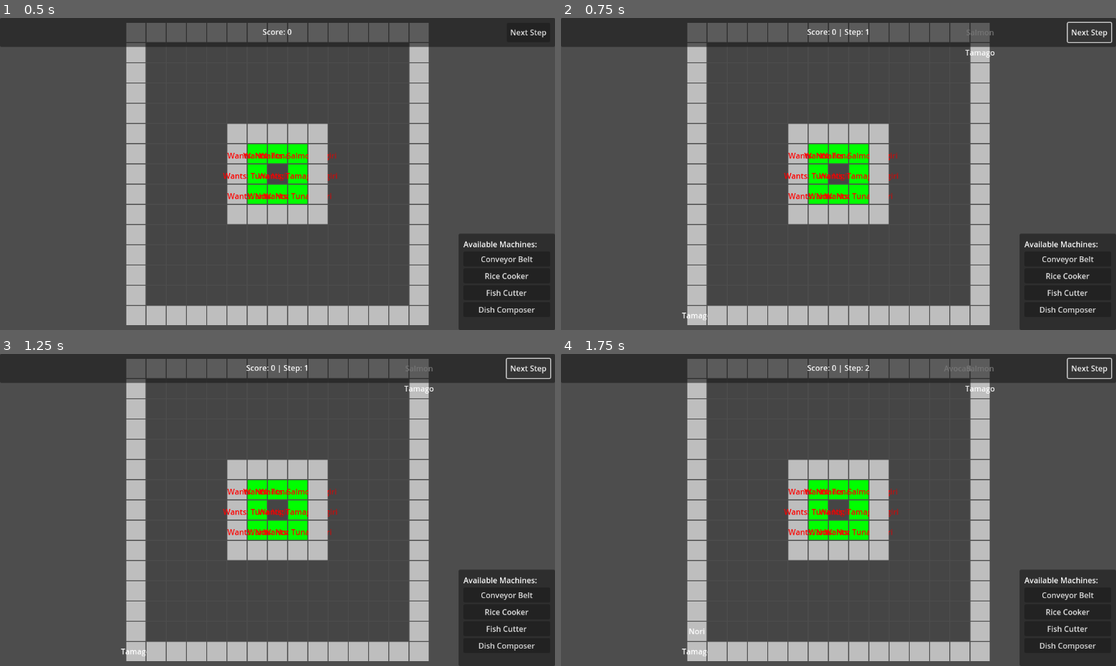
Above: before the commit, frames 1-4 (two rows, left to right).
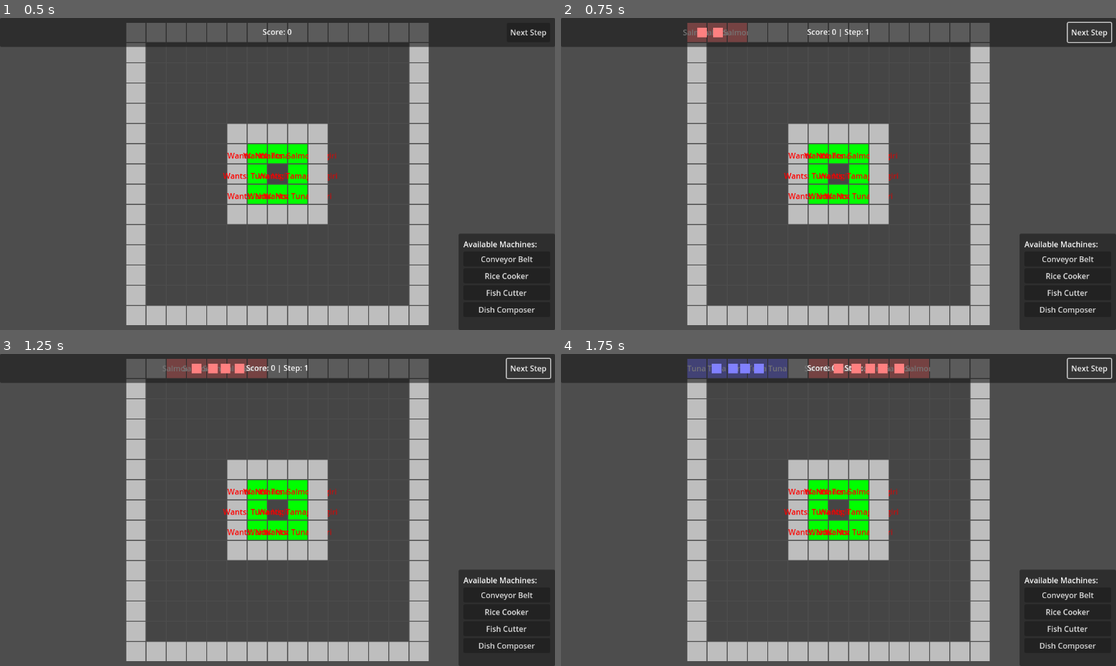
Above: after the commit, the same moments.

Repository: DvirKomlosh/Sooshi
Game: Godot game, scene res://main.tscn
The game is run twice, just before and just after one commit, with the same random seed, the same clock (stepped at 60 frames per second) and the same inputs.
Inputs:
- Up to frame 1 (0.5 s): no input
- Up to frame 2 (0.75 s): click "Next Step" at 0.5 s
- Up to frame 3 (1.25 s): no input
- Up to frame 4 (1.75 s): click "Next Step" at 1.25 s

Frame 1 is identical in both runs. In frame 2, 0.7% of the frame differs, in the area x 21-79%, y 1-97%; in frame 3, 1.1%; in frame 4, 2.3%.

Commit message:
Added basic animation and fixed conveyor belt placement Tried to fix the issue of items moving multipls times in a single step, but currently does not work

Diff:
--- a/shoosi/scripts/base_machine.gd
+++ b/shoosi/scripts/base_machine.gd
@@ -10,6 +10,8 @@
 var current_ingredient: Ingredient = null
 var is_occupied: bool = false
 var is_processing: bool = false
+var is_moving: bool = false
+var animation_tween: Tween = null
 
 # Visual elements
 @onready var sprite: ColorRect = $Sprite
@@ -55,6 +57,12 @@
 		else:
 			progress_bar.visible = false
 
+	# Update sprite color to show ingredient
+	if sprite and current_ingredient:
+		sprite.color = get_ingredient_color(current_ingredient)
+	elif sprite:
+		sprite.color = get_machine_color()
+
 func add_ingredient(ingredient: Ingredient) -> bool:
 	if current_ingredient == null and can_accept_ingredient(ingredient):
 		current_ingredient = ingredient
@@ -88,8 +96,40 @@
 	if is_processing:
 		advance_processing()
 	elif current_ingredient and not is_processing:
-		# Try to move ingredient to next machine
-		try_move_ingredient(grid)
+		# Use recursive processing to handle conflicts
+		try_process_recursive(grid, [])
+
+func try_process_recursive(grid: Array, visited_machines: Array):
+	# Check for loops
+	if visited_machines.has(self):
+		# Loop detected - move all items in the loop together
+		move_loop_items(visited_machines)
+		return true
+
+	visited_machines.append(self)
+
+	# Try to move ingredient to next machine
+	var target_pos = grid_position + direction
+	var target_x = int(target_pos.x)
+	var target_y = int(target_pos.y)
+
+	# Check if target position is within grid bounds
+	if target_x < 0 or target_x >= grid.size() or target_y < 0 or target_y >= grid[0].size():
+		return false
+
+	var target_machine = grid[target_x][target_y]
+	if target_machine and target_machine.has_method("add_ingredient"):
+		# Try to add ingredient to target machine
+		if target_machine.add_ingredient(current_ingredient):
+			# Start animation to target machine
+			animate_ingredient_to_target(target_machine)
+			return true
+
+		# If target is occupied, try to move its ingredient recursively
+		if target_machine.current_ingredient and not target_machine.is_processing:
+			return target_machine.try_process_recursive(grid, visited_machines)
+
+	return false
 
 func advance_processing():
 	if is_processing:
@@ -109,52 +149,7 @@
 			current_ingredient.finish_processing()
 		update_display()
 
-func try_move_ingredient(grid: Array):
-	var target_pos = grid_position + direction
-	var target_x = int(target_pos.x)
-	var target_y = int(target_pos.y)
-
-	# Check if target position is within grid bounds
-	if target_x < 0 or target_x >= grid.size() or target_y < 0 or target_y >= grid[0].size():
-		return false
-
-	var target_machine = grid[target_x][target_y]
-	if target_machine and target_machine.has_method("add_ingredient"):
-		# Use recursive movement to handle conflicts
-		var moved = try_move_recursive(grid, target_machine, [])
-		if moved:
-			current_ingredient = null
-			is_occupied = false
-			update_display()
-			return true
-
-	return false
-
-func try_move_recursive(grid: Array, target_machine: BaseMachine, visited_machines: Array) -> bool:
-	# Check for loops
-	if visited_machines.has(target_machine):
-		# Loop detected - move all items in the loop together
-		move_loop_items(visited_machines)
-		return true
-
-	visited_machines.append(target_machine)
-
-	# Try to add ingredient to target machine
-	if target_machine.add_ingredient(current_ingredient):
-		return true
-
-	# If target is occupied, try to move its ingredient recursively
-	if target_machine.current_ingredient and not target_machine.is_processing:
-		var target_target_pos = target_machine.grid_position + target_machine.direction
-		var target_target_x = int(target_target_pos.x)
-		var target_target_y = int(target_target_pos.y)
-
-		if target_target_x >= 0 and target_target_x < grid.size() and target_target_y >= 0 and target_target_y < grid[0].size():
-			var target_target_machine = grid[target_target_x][target_target_y]
-			if target_target_machine and target_target_machine.has_method("add_ingredient"):
-				return try_move_recursive(grid, target_target_machine, visited_machines)
-
-	return false
+
 
 func move_loop_items(loop_machines: Array):
 	# Move all items in the loop one step forward
@@ -192,3 +187,94 @@
 		if is_processing:
 			info += "Processing: " + str(processing_time) + "/" + str(max_processing_time)
 	return info
+
+func animate_ingredient_to_target(target_machine: BaseMachine):
+	if not current_ingredient or is_moving:
+		return
+
+	is_moving = true
+
+	# Create a visual representation of the ingredient for animation
+	var ingredient_sprite = ColorRect.new()
+	ingredient_sprite.color = get_ingredient_color(current_ingredient)
+	ingredient_sprite.size = Vector2(20, 20)
+
+	# Store reference to target machine and sprite
+	ingredient_sprite.set_meta("target_machine", target_machine)
+	ingredient_sprite.set_meta("source_machine", self)
+
+	# Add to the scene tree
+	get_tree().current_scene.add_child(ingredient_sprite)
+
+	# Calculate positions
+	var start_global_pos = global_position + Vector2(10, 10)  # Center of current machine
+	var target_global_pos = target_machine.global_position + Vector2(10, 10)  # Center of target machine
+
+	# Set initial position
+	ingredient_sprite.global_position = start_global_pos
+
+	# Create tween for smooth movement with easing
+	animation_tween = create_tween()
+	animation_tween.set_ease(Tween.EASE_IN_OUT)
+	animation_tween.set_trans(Tween.TRANS_QUAD)
+	animation_tween.tween_property(ingredient_sprite, "global_position", target_global_pos, 0.5)
+	animation_tween.tween_callback(finish_ingredient_movement)
+
+func get_ingredient_color(ingredient: Ingredient) -> Color:
+	match ingredient.type:
+		"rice":
+			return Color.WHITE
+		"salmon":
+			return Color(1, 0.5, 0.5, 1)  # Light red
+		"tuna":
+			return Color(0.5, 0.5, 1, 1)  # Light blue
+		"nori":
+			return Color(0.2, 0.4, 0.2, 1)  # Dark green
+		"avocado":
+			return Color(0.2, 0.8, 0.2, 1)  # Green
+		"tamago":
+			return Color(1, 1, 0.5, 1)  # Light yellow
+		"carrot":
+			return Color(1, 0.6, 0.2, 1)  # Orange
+		"salmon_nigiri", "tuna_nigiri", "tamago_nigiri":
+			return Color(1, 1, 0.8, 1)  # Light cream
+		"nori_roll":
+			return Color(0.3, 0.6, 0.3, 1)  # Medium green
+		_:
+			return Color.GRAY
+
+func finish_ingredient_movement():
+	# Find the animated sprite that just finished
+	var animated_sprites = get_tree().current_scene.get_children()
+	var ingredient_sprite = null
+	var target_machine = null
+	var source_machine = null
+
+	for sprite in animated_sprites:
+		if sprite is ColorRect and sprite.has_meta("source_machine") and sprite.get_meta("source_machine") == self:
+			ingredient_sprite = sprite
+			target_machine = sprite.get_meta("target_machine")
+			source_machine = sprite.get_meta("source_machine")
+			break
+
+	if not ingredient_sprite or not target_machine:
+		return
+
+	# Remove the animated sprite
+	ingredient_sprite.queue_free()
+
+	# Transfer ingredient to target machine
+	var ingredient = current_ingredient
+	current_ingredient = null
+	is_occupied = false
+	is_moving = false
+
+	# Add to target machine
+	if target_machine.add_ingredient(ingredient):
+		# Successfully added to target
+		pass
+	else:
+		# Failed to add - this shouldn't happen with our logic, but just in case
+		print("Failed to add ingredient to target machine")
+
+	update_display()
--- a/shoosi/scripts/machines/conveyor_belt.gd
+++ b/shoosi/scripts/machines/conveyor_belt.gd
@@ -21,4 +21,4 @@
 func process_step(grid: Array):
 	# Conveyor belts only move ingredients, they don't process them
 	if current_ingredient and not is_processing:
-		try_move_ingredient(grid)
+		try_process_recursive(grid, [])
--- a/shoosi/scripts/main_game.gd
+++ b/shoosi/scripts/main_game.gd
@@ -54,27 +54,41 @@
 
 func spawn_external_conveyors():
 	# Spawn conveyor belts on the outer loop (15x15 grid perimeter)
-	for i in range(GRID_SIZE):
-		# Top row
+	# Top row (left to right)
+	for i in range(GRID_SIZE - 1):
 		place_machine_at(i, 0, "conveyor_belt", Vector2.RIGHT)
-		# Bottom row
-		place_machine_at(i, GRID_SIZE - 1, "conveyor_belt", Vector2.LEFT)
-		# Left column
-		place_machine_at(0, i, "conveyor_belt", Vector2.DOWN)
-		# Right column
-		place_machine_at(GRID_SIZE - 1, i, "conveyor_belt", Vector2.UP)
+
+	# Right column (top to bottom, excluding top corner)
+	for i in range(GRID_SIZE - 1):
+		place_machine_at(GRID_SIZE - 1, i, "conveyor_belt", Vector2.DOWN)
+
+	# Bottom row (right to left, excluding right corner)
+	for i in range(GRID_SIZE - 1):
+		place_machine_at(GRID_SIZE - 1 - i, GRID_SIZE - 1, "conveyor_belt", Vector2.LEFT)
+
+	# Left column (bottom to top, excluding bottom corner)
+	for i in range(GRID_SIZE - 1):
+		place_machine_at(0, GRID_SIZE - 1 - i, "conveyor_belt", Vector2.UP)
+
 
 func spawn_internal_conveyors():
 	# Spawn conveyor belts on the inner loop (5x5 grid perimeter)
-	for i in range(INNER_LOOP_SIZE):
-		# Top row of inner loop
+	# Top row of inner loop (left to right)
+	for i in range(INNER_LOOP_SIZE - 1):
 		place_machine_at(INNER_LOOP_START + i, INNER_LOOP_START, "conveyor_belt", Vector2.RIGHT)
-		# Bottom row of inner loop
-		place_machine_at(INNER_LOOP_START + i, INNER_LOOP_END, "conveyor_belt", Vector2.LEFT)
-		# Left column of inner loop
-		place_machine_at(INNER_LOOP_START, INNER_LOOP_START + i, "conveyor_belt", Vector2.DOWN)
-		# Right column of inner loop
-		place_machine_at(INNER_LOOP_END, INNER_LOOP_START + i, "conveyor_belt", Vector2.UP)
+
+	# Right column of inner loop (top to bottom, excluding top corner)
+	for i in range(INNER_LOOP_SIZE - 1):
+		place_machine_at(INNER_LOOP_END, INNER_LOOP_START + i, "conveyor_belt", Vector2.DOWN)
+
+	# Bottom row of inner loop (right to left, excluding right corner)
+	for i in range(INNER_LOOP_SIZE - 1):
+		place_machine_at(INNER_LOOP_END - i, INNER_LOOP_END, "conveyor_belt", Vector2.LEFT)
+
+	# Left column of inner loop (bottom to top, excluding bottom corner)
+	for i in range(INNER_LOOP_SIZE - 1):
+		place_machine_at(INNER_LOOP_START, INNER_LOOP_END - i, "conveyor_belt", Vector2.UP)
+
 
 func spawn_diners():
 	# Spawn 8 diners on the inner side of the inner loop
@@ -143,40 +157,33 @@
 	step_completed.emit()
 
 func spawn_ingredients_on_external_loop():
-	var ingredients = ["nori", "salmon", "tuna", "avocado", "rice", "tamago", "carrot"]
-	var external_positions = get_external_loop_positions()
-
-	# Spawn ingredients randomly on external loop
-	for i in range(3):  # Spawn 3 ingredients per step
-		var random_pos = external_positions[randi() % external_positions.size()]
-		var random_ingredient = ingredients[randi() % ingredients.size()]
-
-		var machine = grid[random_pos.x][random_pos.y]
-		if machine and machine.has_method("add_ingredient"):
-			machine.add_ingredient(create_ingredient(random_ingredient))
-
-func get_external_loop_positions() -> Array:
-	var positions = []
-
-	# Top and bottom rows
-	for x in range(GRID_SIZE):
-		positions.append(Vector2(x, 0))
-		positions.append(Vector2(x, GRID_SIZE - 1))
-
-	# Left and right columns (excluding corners)
-	for y in range(1, GRID_SIZE - 1):
-		positions.append(Vector2(0, y))
-		positions.append(Vector2(GRID_SIZE - 1, y))
-
-	return positions
+	var ingredient_sequence = ["rice", "salmon", "tuna", "nori", "avocado", "tamago", "carrot"]
+	var spawn_position = Vector2(0, 0)  # Top-left corner
+
+	# Get the ingredient for this step based on step count
+	var ingredient_index = step_count % ingredient_sequence.size()
+	var ingredient_type = ingredient_sequence[ingredient_index]
+
+	# Spawn the ingredient at the top-left corner
+	var machine = grid[spawn_position.x][spawn_position.y]
+	if machine and machine.has_method("add_ingredient"):
+		machine.add_ingredient(create_ingredient(ingredient_type))
+
+
 
 func process_all_machines():
 	# Create a copy of the grid to avoid conflicts during processing
 	var processing_order = get_machine_processing_order()
 
-	for machine in processing_order:
+	# Process machines with a small delay to allow animations to complete
+	for i in range(processing_order.size()):
+		var machine = processing_order[i]
 		if machine and machine.has_method("process_step"):
 			machine.process_step(grid)
+
+		# Add a small delay between machine processing to allow animations
+		if i < processing_order.size() - 1:
+			await get_tree().create_timer(0.1).timeout
 
 func get_machine_processing_order() -> Array:
 	var machines = []
